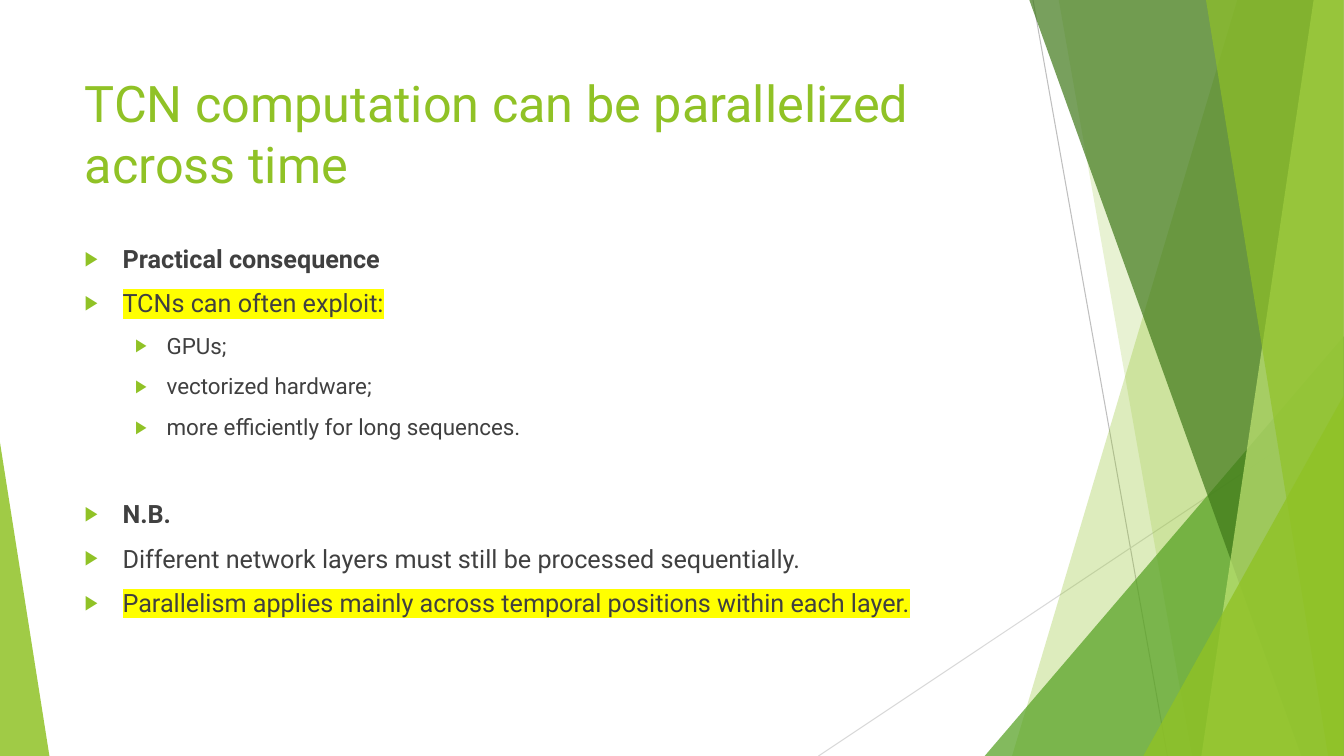
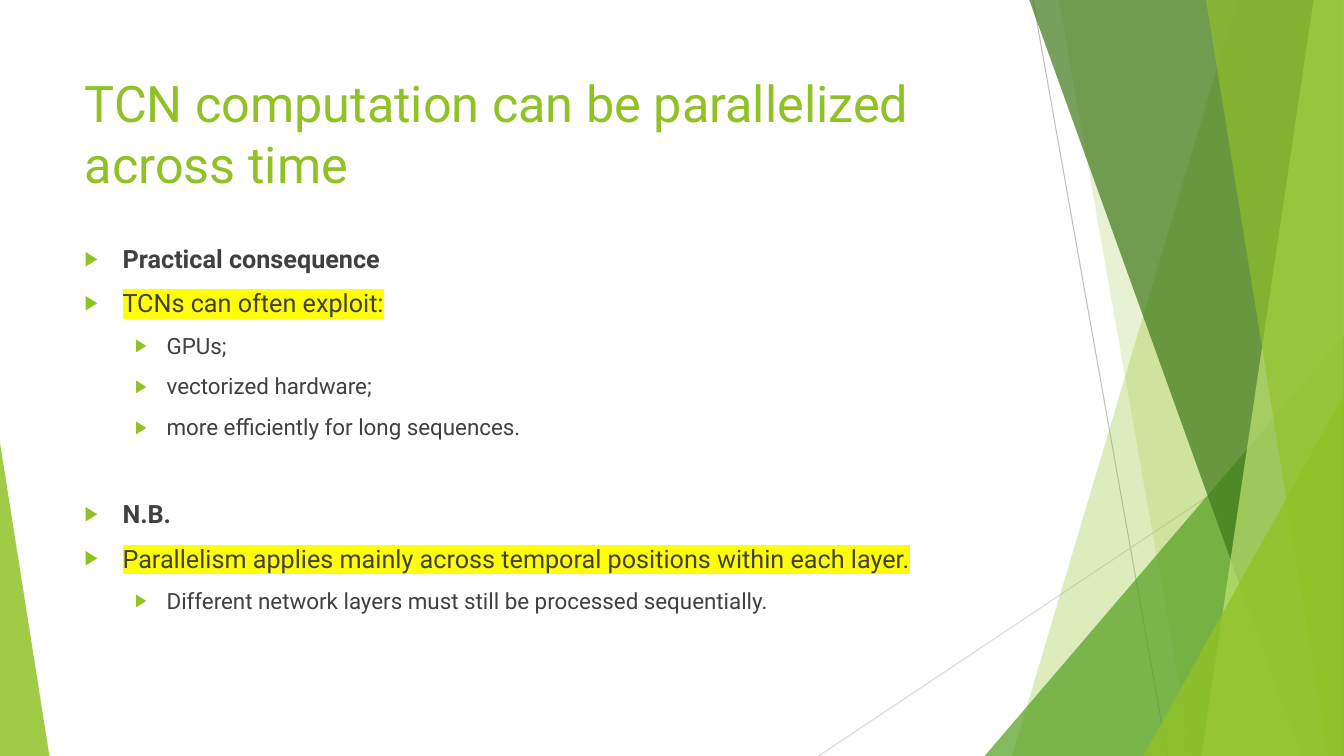
Before and after one commit to FranzGH/timeseries, a slide deck: slide 181 of Slides/05 CNNs.pptx. Drawn at 1344x756 pixels with LibreOffice and Linux fonts; fonts in the diff are those of the drawing. Boxes give left, top, right and bottom in pixels: in the first picture for what was removed or moved away, otherwise in the second. Text is boxed around its words. In the diff, an @@ line names an element or a change of style, - is before the commit and + after.

```diff
--- a/Slides/05 CNNs.pptx
+++ b/Slides/05 CNNs.pptx
@@ text at box(123, 549, 909, 574): paragraph added @@
+▶ Parallelism applies mainly across temporal positions within each layer.
@@ text at box(123, 593, 909, 618): paragraph removed @@
-▶ Parallelism applies mainly across temporal positions within each layer.
@@ text at box(167, 592, 768, 614): size 18 to 16 pt in "Different network layers must still be processed ..."; list level 1 to 2 in "Different network layers must still ..." @@
```
Also in this commit, not shown: 90 other slides changed.
